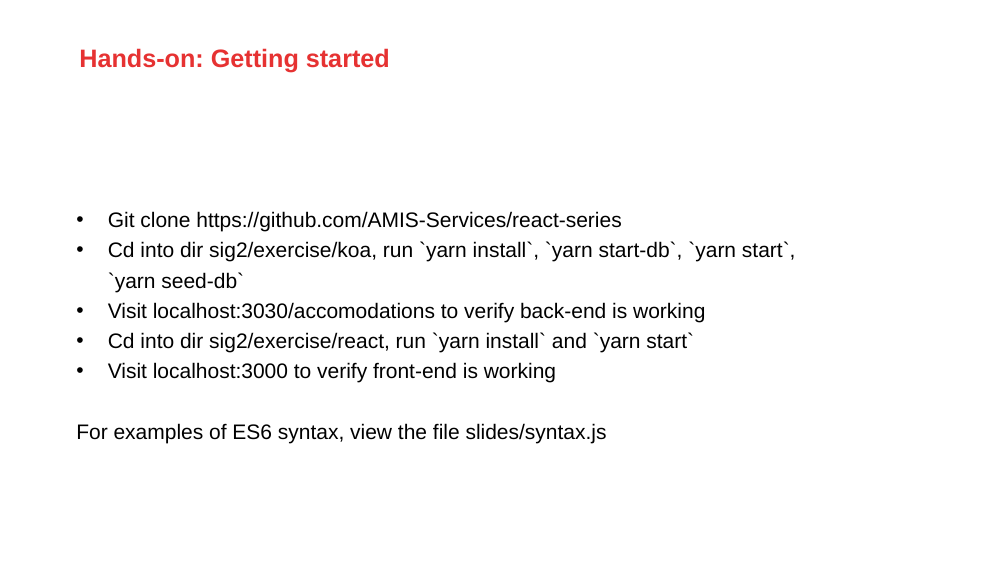
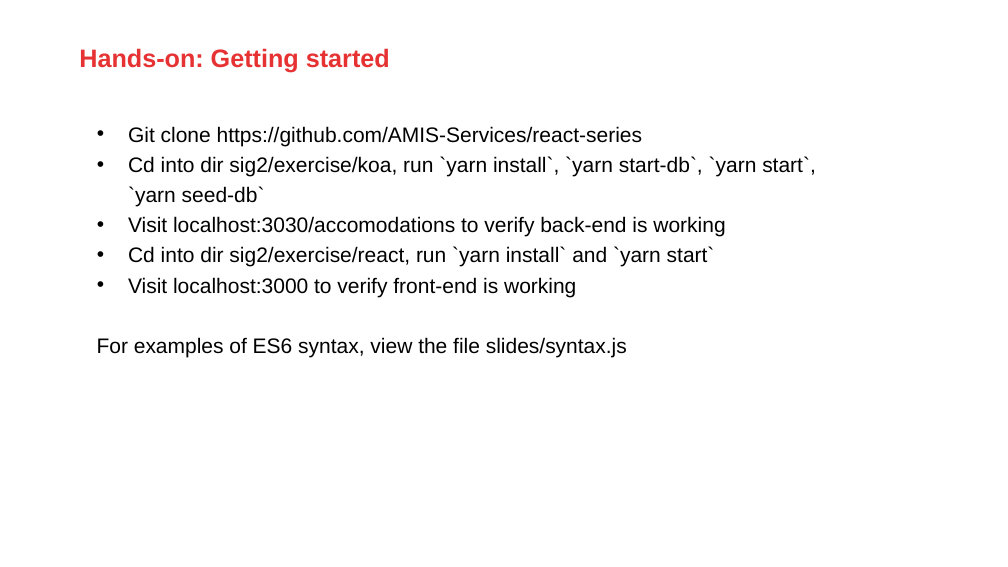
Before and after one commit to AMIS-Services/react-series, a slide deck: slide 8 of sig2/slides/SIG react 2.pptx (slide 4 before the commit). Drawn at 1008x567 pixels with LibreOffice and Linux fonts; fonts in the diff are those of the drawing; background and template pictures are left out. Boxes give left, top, right and bottom in pixels: in the first picture for what was removed or moved away, otherwise in the second. Text is boxed around its words. In the diff, an @@ line names an element or a change of style, - is before the commit and + after.

```diff
--- a/sig2/slides/SIG react 2.pptx
+++ b/sig2/slides/SIG react 2.pptx
@@ text "Git clone https://github.com/AMIS-Services/react-series": place and size @@
-text "Git clone https://github.com/AMIS-Services/react-series" at (76, 211, 796, 443)
+text "Git clone https://github.com/AMIS-Services/react-series" at (97, 126, 816, 358)
```
Also in this commit, not shown: 1 other slide changed, 5 slides added, 1 slide removed, 1 other file.
